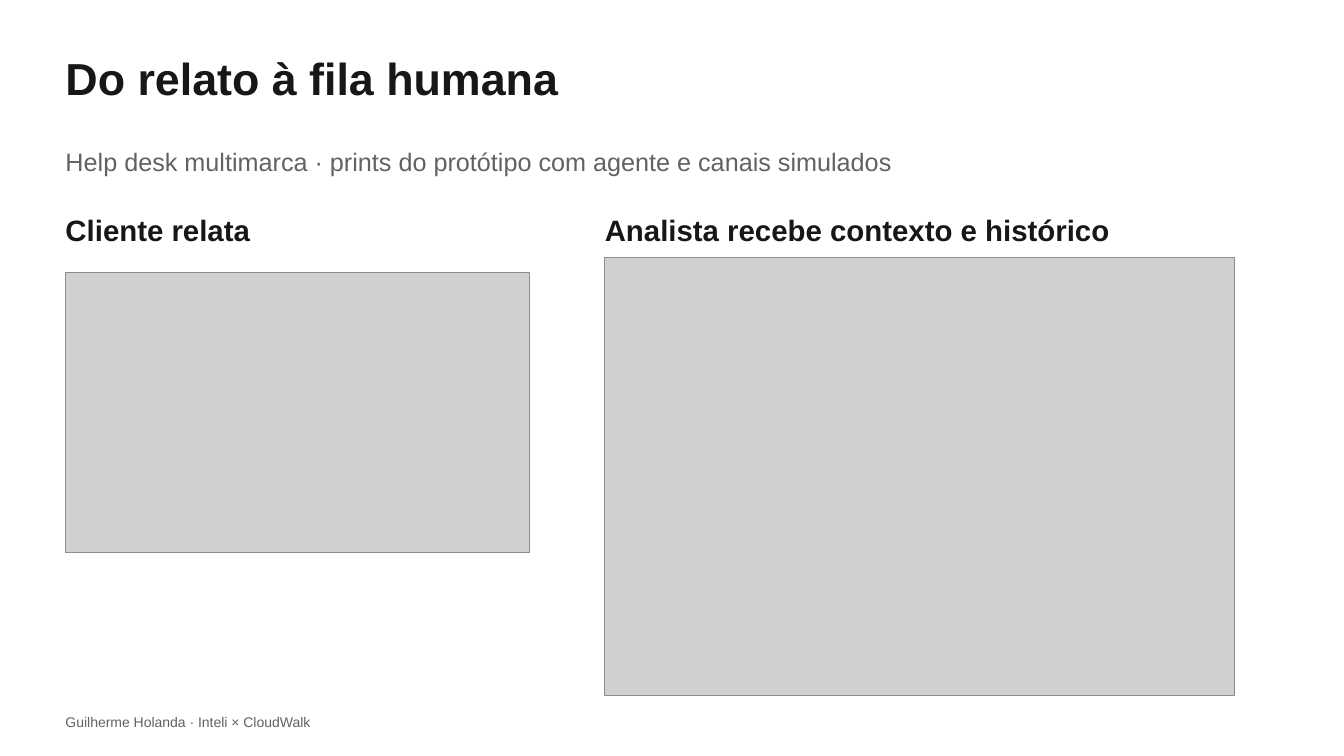
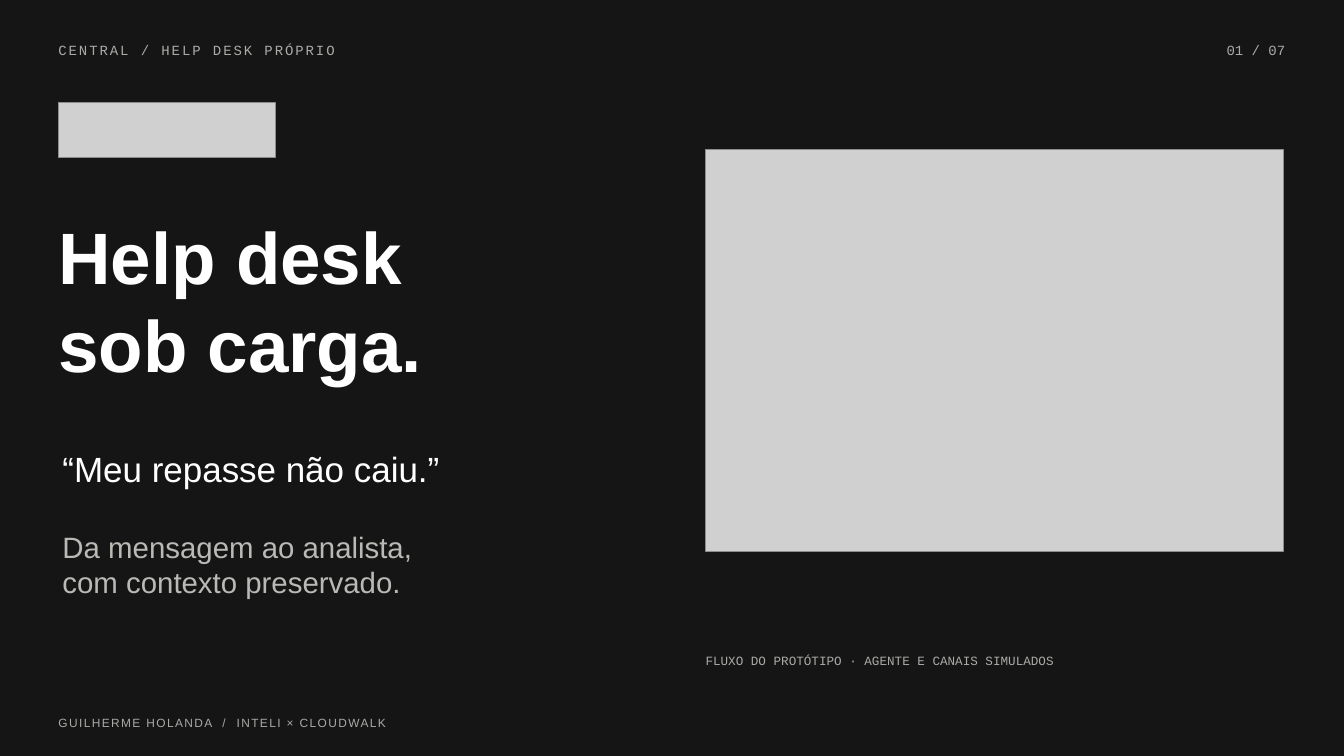
Before and after one commit to Gui0206/case-cloudwalk, a slide deck: slide 1 of Central-HelpDesk-Banca.pptx. Drawn at 1344x756 pixels with LibreOffice and Linux fonts; fonts in the diff are those of the drawing; grey boxes stand for pictures. Boxes give left, top, right and bottom in pixels: in the first picture for what was removed or moved away, otherwise in the second. Text is boxed around its words. In the diff, an @@ line names an element or a change of style, - is before the commit and + after.

Commit message:
Redesenha apresentação como pitch técnico com identidade CloudWalk

```diff
--- a/Central-HelpDesk-Banca.pptx
+++ b/Central-HelpDesk-Banca.pptx
@@ background #FFFFFF to #151515 @@
@@ text added at box(58, 44, 334, 55), 10 pt, text #AAAAA7 @@
+CENTRAL / HELP DESK PRÓPRIO
@@ text added at box(1227, 45, 1285, 55), 10 pt, text #AAAAA7 @@
+01 / 07
@@ text removed at box(65, 62, 558, 96) @@
-Do relato à fila humana
@@ picture added at box(58, 103, 275, 158) @@
@@ picture added at box(706, 149, 1284, 552) @@
@@ text added at box(58, 231, 422, 385), 52 pt, text #FFFFFF, bold @@
+Help desk
+sob carga.
@@ text removed at box(65, 219, 250, 242) @@
-Cliente relata
@@ text removed at box(605, 219, 1109, 242) @@
-Analista recebe contexto e histórico
@@ picture removed at box(605, 257, 1235, 696) @@
@@ picture removed at box(66, 272, 529, 553) @@
@@ text added at box(62, 456, 439, 489), 25 pt, text #FFFFFF @@
+“Meu repasse não caiu.”
@@ text added at box(62, 536, 412, 599), 21 pt, text #B9B9B5 @@
+Da mensagem ao analista,
+com contexto preservado.
@@ text "FLUXO DO PROTÓTIPO · AGENTE ..." at box(706, 656, 1053, 665): vertical alignment top to middle @@
@@ text at box(706, 656, 1053, 665): text changed; size 18 to 9 pt; font Arial to Courier New; text colour #626262 to #AAAAA7 @@
-Help desk multimarca · prints do protótipo com agente e canais simulados
+FLUXO DO PROTÓTIPO · AGENTE E CANAIS SIMULADOS
@@ text "GUILHERME HOLANDA / INTELI × ..." at box(58, 714, 966, 732): vertical alignment top to middle @@
@@ text at box(65, 717, 310, 727): text changed; size 10 to 8.5 pt; text colour #626262 to #AAAAA7 @@
-Guilherme Holanda · Inteli × CloudWalk
+GUILHERME HOLANDA / INTELI × CLOUDWALK
```
Also in this commit, not shown: 7 other slides changed, 3 slides added, 3 slides removed.
